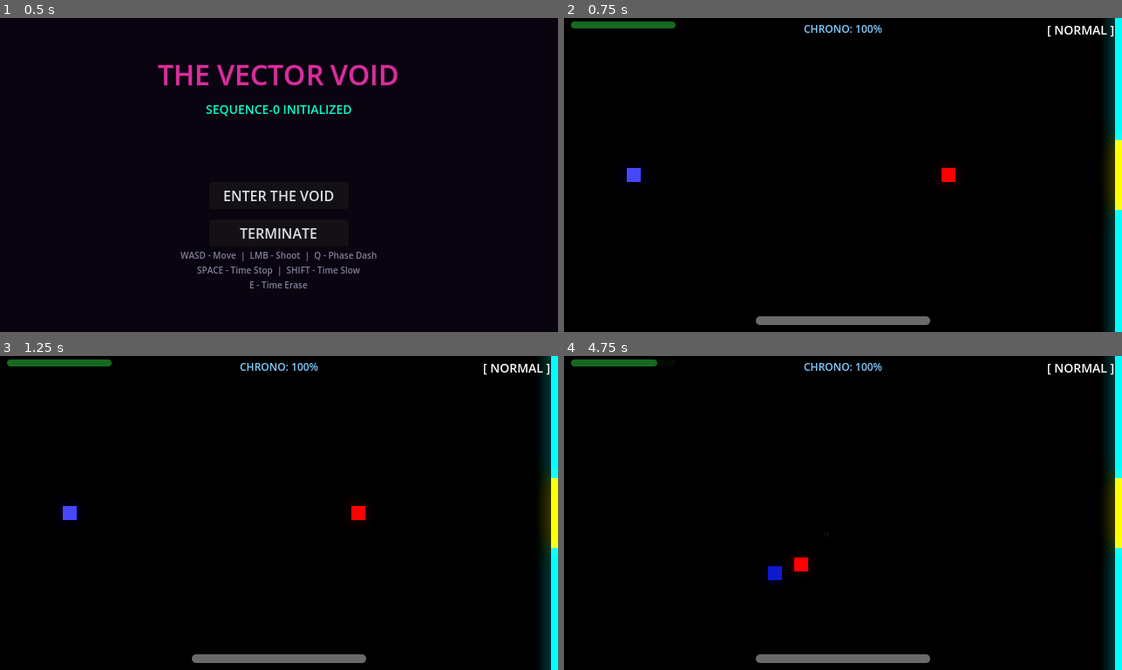
Above: before the commit, frames 1-4 (two rows, left to right).
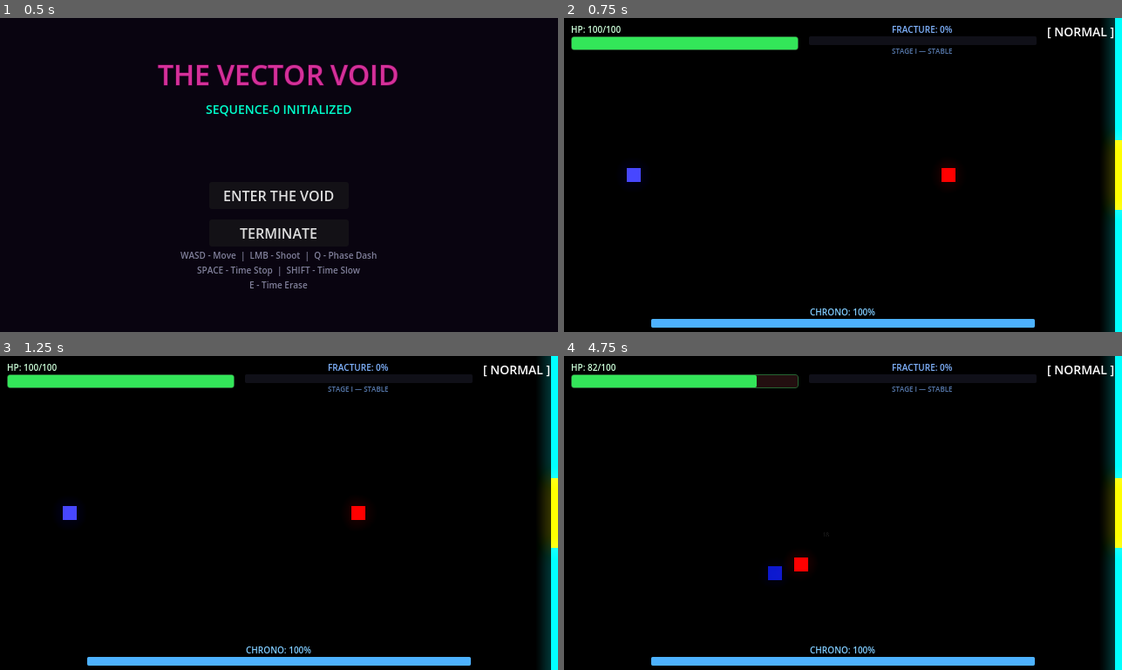
Above: after the commit, the same moments.

Repository: scarf-y/Polychron
Game: Godot game, scene res://scenes/ui/main_menu.tscn
Two runs of this game, one before a commit and one after it. Both use one fixed random seed, a clock stepped at 60 frames per second and the inputs below.
Inputs (mouse positions are in pixels of both pictures, inside the frame that each line leads up to):
- Up to frame 1 (0.5 s): no input
- Up to frame 2 (0.75 s): click "ENTER THE VOID" at 0.5 s
- Up to frame 3 (1.25 s): no input
- Up to frame 4 (4.75 s): move the mouse to (965, 497) at 1.27 s; hold D (move_right) 1.28-2.03 s; tap Q (dash) at 1.35 s; move the mouse to (731, 528) at 2.02 s; hold S (move_down) 2.03-2.78 s; click (731, 528) at 2.1 s; move the mouse to (898, 443) at 2.77 s; hold D (move_right) 2.78-3.53 s; tap E (time_erase) at 2.85 s; move the mouse to (815, 575) at 3.52 s; hold W (move_up) 3.53-4.28 s; tap Shift (time_slow) at 3.6 s; move the mouse to (1010, 560) at 4.27 s; hold A (move_left) from 4.28 s (still down); tap Space (time_stop) at 4.35 s

Frame 1 is identical in both runs. In frame 2, 5.2% of the frame differs, in the area x 1-99%, y 1-99%; in frame 3, 5.2%; in frame 4, 6.3%.

Commit message:
feat: overhaul HUD — visible HP bar with label, fracture meter with stage indicator, lockdown warning, centered death screen with styled buttons

Diff:
--- a/scenes/ui/hud.tscn
+++ b/scenes/ui/hud.tscn
@@ -1,60 +1,7 @@
-[gd_scene load_steps=5 format=3]
+[gd_scene load_steps=2 format=3]
 
 [ext_resource type="Script" path="res://scripts/hud.gd" id="1_script"]
-
-[sub_resource type="LabelSettings" id="LabelSettings_gauge"]
-font_size = 12
-font_color = Color(0.5, 0.8, 1, 1)
-
-[sub_resource type="LabelSettings" id="LabelSettings_state"]
-font_size = 14
-font_color = Color(1, 1, 1, 1)
 
 [node name="HUD" type="CanvasLayer"]
 layer = 90
 script = ExtResource("1_script")
-
-[node name="HUDContainer" type="MarginContainer" parent="."]
-anchors_preset = 15
-anchor_right = 1.0
-anchor_bottom = 1.0
-grow_horizontal = 2
-grow_vertical = 2
-theme_override_constants/margin_left = 8
-theme_override_constants/margin_top = 4
-theme_override_constants/margin_right = 8
-theme_override_constants/margin_bottom = 8
-
-[node name="HPBar" type="ProgressBar" parent="HUDContainer"]
-layout_mode = 2
-size_flags_horizontal = 0
-size_flags_vertical = 0
-custom_minimum_size = Vector2(120, 8)
-max_value = 100.0
-value = 100.0
-show_percentage = false
-modulate = Color(0.2, 1.0, 0.3, 1)
-
-[node name="GaugeLabel" type="Label" parent="HUDContainer"]
-layout_mode = 2
-size_flags_horizontal = 4
-size_flags_vertical = 0
-text = "CHRONO: 100%"
-label_settings = SubResource("LabelSettings_gauge")
-
-[node name="GaugeBar" type="ProgressBar" parent="HUDContainer"]
-layout_mode = 2
-size_flags_horizontal = 4
-size_flags_vertical = 8
-offset_top = -20.0
-custom_minimum_size = Vector2(200, 10)
-max_value = 100.0
-value = 100.0
-show_percentage = false
-
-[node name="StateLabel" type="Label" parent="HUDContainer"]
-layout_mode = 2
-size_flags_horizontal = 8
-size_flags_vertical = 0
-text = "[ NORMAL ]"
-label_settings = SubResource("LabelSettings_state")
--- a/scripts/hud.gd
+++ b/scripts/hud.gd
@@ -1,11 +1,23 @@
 extends CanvasLayer
 
-## HUD — displays continuous HP bar, Time Gauge, and time state.
-
-@onready var gauge_bar: ProgressBar = $HUDContainer/GaugeBar
-@onready var hp_bar: ProgressBar = $HUDContainer/HPBar
-@onready var state_label: Label = $HUDContainer/StateLabel
-@onready var gauge_label: Label = $HUDContainer/GaugeLabel
+## HUD — Displays HP bar, Time Gauge, Fracture Meter, Time State,
+## Fracture Stage indicator, Lockdown warning, and Death Screen.
+## Overhauled for visibility and polish.
+
+# --- Node references (built programmatically) ---
+var hp_bar: ProgressBar = null
+var hp_label: Label = null
+var hp_panel: PanelContainer = null
+var gauge_bar: ProgressBar = null
+var gauge_label: Label = null
+var fracture_bar: ProgressBar = null
+var fracture_label: Label = null
+var fracture_stage_label: Label = null
+var state_label: Label = null
+var lockdown_warning: Label = null
+
+var _lockdown_pulse_tween: Tween = null
+var _player_ref: Node = null
 
 # State display colors
 const STATE_COLORS := {
@@ -14,43 +26,239 @@
 	"SLOWED": Color(1, 0.85, 0.3),
 	"ERASED": Color(0.5, 0.5, 1.0),
 	"NULLIFIED": Color(0.5, 0.0, 0.0),
+	"LOCKDOWN": Color(1.0, 0.15, 0.15),
 }
 
 func _ready() -> void:
 	layer = 90
+	_build_hud()
+
+	# Connect TimeManager signals
 	TimeManager.time_gauge_changed.connect(_on_gauge_changed)
 	TimeManager.time_state_changed.connect(_on_state_changed)
 	TimeManager.null_zone_changed.connect(_on_null_zone_changed)
-
-	# Initialize
+	TimeManager.fracture_changed.connect(_on_fracture_changed)
+	TimeManager.lockdown_changed.connect(_on_lockdown_changed)
+
+	# Initialize values
 	if gauge_bar:
 		gauge_bar.max_value = TimeManager.GAUGE_MAX
 		gauge_bar.value = TimeManager.time_gauge
-	if hp_bar:
-		hp_bar.max_value = 100.0
-		hp_bar.value = 100.0
+	if fracture_bar:
+		fracture_bar.max_value = TimeManager.FRACTURE_MAX
+		fracture_bar.value = TimeManager.fracture_level
 	_update_state_display(TimeManager.current_state)
 
 	# Find player and connect signals
 	await get_tree().process_frame
-	var player: Node = get_tree().get_first_node_in_group("player")
-	if player and player.has_signal("player_damaged"):
-		player.player_damaged.connect(_on_player_damaged)
-		_update_health(player.health)
-	if player and player.has_signal("player_died"):
-		player.player_died.connect(_on_player_died)
-
+	_player_ref = get_tree().get_first_node_in_group("player")
+	if _player_ref and _player_ref.has_signal("player_damaged"):
+		_player_ref.player_damaged.connect(_on_player_damaged)
+		_update_health(_player_ref.health)
+	if _player_ref and _player_ref.has_signal("player_died"):
+		_player_ref.player_died.connect(_on_player_died)
+
+func _build_hud() -> void:
+	# Remove any existing HUDContainer from the .tscn
+	var old_container = get_node_or_null("HUDContainer")
+	if old_container:
+		old_container.queue_free()
+
+	# === TOP BAR (HP + Fracture + State) ===
+	var top_bar := HBoxContainer.new()
+	top_bar.name = "TopBar"
+	top_bar.set_anchors_preset(Control.PRESET_TOP_WIDE)
+	top_bar.offset_left = 8.0
+	top_bar.offset_right = -8.0
+	top_bar.offset_top = 6.0
+	top_bar.offset_bottom = 50.0
+	top_bar.add_theme_constant_override("separation", 12)
+	add_child(top_bar)
+
+	# --- HP Section ---
+	var hp_vbox := VBoxContainer.new()
+	hp_vbox.add_theme_constant_override("separation", 1)
+	hp_vbox.size_flags_horizontal = Control.SIZE_EXPAND_FILL
+	top_bar.add_child(hp_vbox)
+
+	# HP Header
+	hp_label = Label.new()
+	hp_label.text = "HP: 100/100"
+	hp_label.add_theme_font_size_override("font_size", 10)
+	hp_label.add_theme_color_override("font_color", Color(0.8, 1.0, 0.85))
+	hp_vbox.add_child(hp_label)
+
+	# HP Bar with background
+	hp_panel = PanelContainer.new()
+	hp_panel.custom_minimum_size = Vector2(160, 14)
+	var hp_style := StyleBoxFlat.new()
+	hp_style.bg_color = Color(0.1, 0.1, 0.12, 0.9)
+	hp_style.corner_radius_top_left = 3
+	hp_style.corner_radius_top_right = 3
+	hp_style.corner_radius_bottom_left = 3
+	hp_style.corner_radius_bottom_right = 3
+	hp_style.border_color = Color(0.3, 0.8, 0.4, 0.5)
+	hp_style.border_width_left = 1
+	hp_style.border_width_right = 1
+	hp_style.border_width_top = 1
+	hp_style.border_width_bottom = 1
+	hp_panel.add_theme_stylebox_override("panel", hp_style)
+	hp_vbox.add_child(hp_panel)
+
+	hp_bar = ProgressBar.new()
+	hp_bar.max_value = 100.0
+	hp_bar.value = 100.0
+	hp_bar.show_percentage = false
+	hp_bar.custom_minimum_size = Vector2(160, 14)
+	hp_bar.size_flags_horizontal = Control.SIZE_EXPAND_FILL
+	# Style the fill
+	var hp_fill := StyleBoxFlat.new()
+	hp_fill.bg_color = Color(0.2, 0.9, 0.35)
+	hp_fill.corner_radius_top_left = 2
+	hp_fill.corner_radius_top_right = 2
+	hp_fill.corner_radius_bottom_left = 2
+	hp_fill.corner_radius_bottom_right = 2
+	hp_bar.add_theme_stylebox_override("fill", hp_fill)
+	var hp_bg := StyleBoxFlat.new()
+	hp_bg.bg_color = Color(0.15, 0.05, 0.05, 0.8)
+	hp_bg.corner_radius_top_left = 2
+	hp_bg.corner_radius_top_right = 2
+	hp_bg.corner_radius_bottom_left = 2
+	hp_bg.corner_radius_bottom_right = 2
+	hp_bar.add_theme_stylebox_override("background", hp_bg)
+	hp_panel.add_child(hp_bar)
+
+	# --- Fracture Section (Center) ---
+	var fracture_vbox := VBoxContainer.new()
+	fracture_vbox.add_theme_constant_override("separation", 1)
+	fracture_vbox.size_flags_horizontal = Control.SIZE_EXPAND_FILL
+	top_bar.add_child(fracture_vbox)
+
+	fracture_label = Label.new()
+	fracture_label.text = "FRACTURE: 0%"
+	fracture_label.add_theme_font_size_override("font_size", 10)
+	fracture_label.add_theme_color_override("font_color", Color(0.5, 0.7, 1.0))
+	fracture_label.horizontal_alignment = HORIZONTAL_ALIGNMENT_CENTER
+	fracture_vbox.add_child(fracture_label)
+
+	fracture_bar = ProgressBar.new()
+	fracture_bar.max_value = 100.0
+	fracture_bar.value = 0.0
+	fracture_bar.show_percentage = false
+	fracture_bar.custom_minimum_size = Vector2(140, 10)
+	var frac_fill := StyleBoxFlat.new()
+	frac_fill.bg_color = Color(0.3, 0.5, 1.0)
+	frac_fill.corner_radius_top_left = 2
+	frac_fill.corner_radius_top_right = 2
+	frac_fill.corner_radius_bottom_left = 2
+	frac_fill.corner_radius_bottom_right = 2
+	fracture_bar.add_theme_stylebox_override("fill", frac_fill)
+	var frac_bg := StyleBoxFlat.new()
+	frac_bg.bg_color = Color(0.08, 0.08, 0.12, 0.8)
+	frac_bg.corner_radius_top_left = 2
+	frac_bg.corner_radius_top_right = 2
+	frac_bg.corner_radius_bottom_left = 2
+	frac_bg.corner_radius_bottom_right = 2
+	fracture_bar.add_theme_stylebox_override("background", frac_bg)
+	fracture_vbox.add_child(fracture_bar)
+
+	fracture_stage_label = Label.new()
+	fracture_stage_label.text = "STAGE I — STABLE"
+	fracture_stage_label.add_theme_font_size_override("font_size", 8)
+	fracture_stage_label.add_theme_color_override("font_color", Color(0.5, 0.7, 1.0, 0.7))
+	fracture_stage_label.horizontal_alignment = HORIZONTAL_ALIGNMENT_CENTER
+	fracture_vbox.add_child(fracture_stage_label)
+
+	# --- State Label (Right) ---
+	var state_vbox := VBoxContainer.new()
+	state_vbox.add_theme_constant_override("separation", 2)
+	state_vbox.size_flags_horizontal = Control.SIZE_SHRINK_END
+	top_bar.add_child(state_vbox)
+
+	state_label = Label.new()
+	state_label.text = "[ NORMAL ]"
+	state_label.add_theme_font_size_override("font_size", 14)
+	state_label.add_theme_color_override("font_color", Color.WHITE)
+	state_label.horizontal_alignment = HORIZONTAL_ALIGNMENT_RIGHT
+	state_vbox.add_child(state_label)
+
+	# === BOTTOM BAR (Gauge) ===
+	var bottom_bar := VBoxContainer.new()
+	bottom_bar.name = "BottomBar"
+	bottom_bar.set_anchors_preset(Control.PRESET_BOTTOM_WIDE)
+	bottom_bar.offset_left = 100.0
+	bottom_bar.offset_right = -100.0
+	bottom_bar.offset_top = -30.0
+	bottom_bar.offset_bottom = -6.0
+	bottom_bar.add_theme_constant_override("separation", 1)
+	add_child(bottom_bar)
+
+	gauge_label = Label.new()
+	gauge_label.text = "CHRONO: 100%"
+	gauge_label.add_theme_font_size_override("font_size", 10)
+	gauge_label.add_theme_color_override("font_color", Color(0.5, 0.8, 1.0))
+	gauge_label.horizontal_alignment = HORIZONTAL_ALIGNMENT_CENTER
+	bottom_bar.add_child(gauge_label)
+
+	gauge_bar = ProgressBar.new()
+	gauge_bar.max_value = 100.0
+	gauge_bar.value = 100.0
+	gauge_bar.show_percentage = false
+	gauge_bar.custom_minimum_size = Vector2(200, 10)
+	var gauge_fill := StyleBoxFlat.new()
+	gauge_fill.bg_color = Color(0.3, 0.7, 1.0)
+	gauge_fill.corner_radius_top_left = 2
+	gauge_fill.corner_radius_top_right = 2
+	gauge_fill.corner_radius_bottom_left = 2
+	gauge_fill.corner_radius_bottom_right = 2
+	gauge_bar.add_theme_stylebox_override("fill", gauge_fill)
+	var gauge_bg := StyleBoxFlat.new()
+	gauge_bg.bg_color = Color(0.08, 0.08, 0.15, 0.8)
+	gauge_bg.corner_radius_top_left = 2
+	gauge_bg.corner_radius_top_right = 2
+	gauge_bg.corner_radius_bottom_left = 2
+	gauge_bg.corner_radius_bottom_right = 2
+	gauge_bar.add_theme_stylebox_override("background", gauge_bg)
+	bottom_bar.add_child(gauge_bar)
+
+	# === LOCKDOWN WARNING (Center of screen, hidden by default) ===
+	lockdown_warning = Label.new()
+	lockdown_warning.name = "LockdownWarning"
+	lockdown_warning.text = "⚠ LOCKDOWN — KILL TO RE-SYNC ⚠"
+	lockdown_warning.set_anchors_preset(Control.PRESET_CENTER)
+	lockdown_warning.grow_horizontal = Control.GROW_DIRECTION_BOTH
+	lockdown_warning.grow_vertical = Control.GROW_DIRECTION_BOTH
+	lockdown_warning.add_theme_font_size_override("font_size", 16)
+	lockdown_warning.add_theme_color_override("font_color", Color(1.0, 0.15, 0.15))
+	lockdown_warning.horizontal_alignment = HORIZONTAL_ALIGNMENT_CENTER
+	lockdown_warning.vertical_alignment = VERTICAL_ALIGNMENT_CENTER
+	lockdown_warning.visible = false
+	add_child(lockdown_warning)
+
+# =========================
+# SIGNAL HANDLERS
+# =========================
 func _on_null_zone_changed(is_active: bool) -> void:
 	if is_active:
 		if state_label:
 			state_label.text = "[ NULLIFIED ]"
-			state_label.modulate = STATE_COLORS["NULLIFIED"]
+			state_label.add_theme_color_override("font_color", STATE_COLORS["NULLIFIED"])
 	else:
 		_update_state_display(TimeManager.current_state)
 
 func _on_gauge_changed(new_value: float) -> void:
 	if gauge_bar:
 		gauge_bar.value = new_value
+		# Color shift based on gauge level
+		var ratio: float = new_value / TimeManager.GAUGE_MAX
+		var fill_style: StyleBoxFlat = gauge_bar.get_theme_stylebox("fill") as StyleBoxFlat
+		if fill_style:
+			if ratio > 0.5:
+				fill_style.bg_color = Color(0.3, 0.7, 1.0)
+			elif ratio > 0.2:
+				fill_style.bg_color = Color(1.0, 0.7, 0.2)
+			else:
+				fill_style.bg_color = Color(1.0, 0.2, 0.2)
 	if gauge_label:
 		gauge_label.text = "CHRONO: %d%%" % int(new_value)
 
@@ -61,20 +269,101 @@
 	if not state_label:
 		return
 
+	if TimeManager.is_lockdown:
+		state_label.text = "[ LOCKDOWN ]"
+		state_label.add_theme_color_override("font_color", STATE_COLORS["LOCKDOWN"])
+		return
+
 	match state:
 		TimeManager.TimeState.NORMAL:
 			state_label.text = "[ NORMAL ]"
-			state_label.modulate = STATE_COLORS["NORMAL"]
+			state_label.add_theme_color_override("font_color", STATE_COLORS["NORMAL"])
 		TimeManager.TimeState.STOPPED:
 			state_label.text = "[ TIME STOP ]"
-			state_label.modulate = STATE_COLORS["STOPPED"]
+			state_label.add_theme_color_override("font_color", STATE_COLORS["STOPPED"])
 		TimeManager.TimeState.SLOWED:
 			state_label.text = "[ TIME SLOW ]"
-			state_label.modulate = STATE_COLORS["SLOWED"]
+			state_label.add_theme_color_override("font_color", STATE_COLORS["SLOWED"])
 		TimeManager.TimeState.ERASED:
 			state_label.text = "[ TIME ERASE ]"
-			state_label.modulate = STATE_COLORS["ERASED"]
-
+			state_label.add_theme_color_override("font_color", STATE_COLORS["ERASED"])
+
+func _on_fracture_changed(new_value: float) -> void:
+	if fracture_bar:
+		fracture_bar.value = new_value
+
+		# Color shift: blue → orange → red
+		var fill_style: StyleBoxFlat = fracture_bar.get_theme_stylebox("fill") as StyleBoxFlat
+		if fill_style:
+			if new_value <= 25.0:
+				fill_style.bg_color = Color(0.3, 0.5, 1.0)
+			elif new_value <= 50.0:
+				fill_style.bg_color = Color(0.8, 0.6, 0.2)
+			elif new_value <= 75.0:
+				fill_style.bg_color = Color(1.0, 0.4, 0.1)
+			else:
+				fill_style.bg_color = Color(1.0, 0.15, 0.15)
+
+	if fracture_label:
+		fracture_label.text = "FRACTURE: %d%%" % int(new_value)
+		# Tint label color to match severity
+		if new_value <= 25.0:
+			fracture_label.add_theme_color_override("font_color", Color(0.5, 0.7, 1.0))
+		elif new_value <= 50.0:
+			fracture_label.add_theme_color_override("font_color", Color(0.9, 0.7, 0.3))
+		elif new_value <= 75.0:
+			fracture_label.add_theme_color_override("font_color", Color(1.0, 0.5, 0.2))
+		else:
+			fracture_label.add_theme_color_override("font_color", Color(1.0, 0.2, 0.2))
+
+	# Update stage indicator
+	_update_fracture_stage(new_value)
+
+func _update_fracture_stage(value: float) -> void:
+	if not fracture_stage_label:
+		return
+
+	if value >= 100.0:
+		fracture_stage_label.text = "STAGE V — LOCKDOWN"
+		fracture_stage_label.add_theme_color_override("font_color", Color(1.0, 0.1, 0.1, 1.0))
+	elif value > 75.0:
+		fracture_stage_label.text = "STAGE IV — CRITICAL"
+		fracture_stage_label.add_theme_color_override("font_color", Color(1.0, 0.3, 0.2, 0.9))
+	elif value > 50.0:
+		fracture_stage_label.text = "STAGE III — TEMPORAL DECAY"
+		fracture_stage_label.add_theme_color_override("font_color", Color(1.0, 0.5, 0.2, 0.8))
+	elif value > 25.0:
+		fracture_stage_label.text = "STAGE II — INSTABILITY"
+		fracture_stage_label.add_theme_color_override("font_color", Color(0.9, 0.7, 0.3, 0.7))
+	else:
+		fracture_stage_label.text = "STAGE I — STABLE"
+		fracture_stage_label.add_theme_color_override("font_color", Color(0.5, 0.7, 1.0, 0.7))
+
+func _on_lockdown_changed(is_lockdown: bool) -> void:
+	if lockdown_warning:
+		lockdown_warning.visible = is_lockdown
+
+	if is_lockdown:
+		# Pulse the lockdown warning
+		if _lockdown_pulse_tween and _lockdown_pulse_tween.is_valid():
+			_lockdown_pulse_tween.kill()
+		_lockdown_pulse_tween = create_tween().set_loops()
+		_lockdown_pulse_tween.tween_property(lockdown_warning, "modulate:a", 0.3, 0.3)
+		_lockdown_pulse_tween.tween_property(lockdown_warning, "modulate:a", 1.0, 0.3)
+
+		# Update state display
+		if state_label:
+			state_label.text = "[ LOCKDOWN ]"
+			state_label.add_theme_color_override("font_color", STATE_COLORS["LOCKDOWN"])
+	else:
+		if _lockdown_pulse_tween and _lockdown_pulse_tween.is_valid():
+			_lockdown_pulse_tween.kill()
+			_lockdown_pulse_tween = null
+		_update_state_display(TimeManager.current_state)
+
+# =========================
+# HEALTH
+# =========================
 func _on_player_damaged(new_health: float) -> void:
 	_update_health(new_health)
 
@@ -82,53 +371,154 @@
 	if hp_bar:
 		hp_bar.value = hp
 
-		# Color shift: green → yellow → red
+		# Color shift fill style: green → yellow → red
+		var fill_style: StyleBoxFlat = hp_bar.get_theme_stylebox("fill") as StyleBoxFlat
 		var ratio: float = hp / 100.0
-		if ratio > 0.5:
-			hp_bar.modulate = Color(0.2, 1.0, 0.3)  # Green
-		elif ratio > 0.25:
-			hp_bar.modulate = Color(1.0, 0.85, 0.2)  # Yellow
-		else:
-			hp_bar.modulate = Color(1.0, 0.2, 0.2)  # Red — DANGER
+		if fill_style:
+			if ratio > 0.5:
+				fill_style.bg_color = Color(0.2, 0.9, 0.35)
+			elif ratio > 0.25:
+				fill_style.bg_color = Color(1.0, 0.85, 0.2)
+			else:
+				fill_style.bg_color = Color(1.0, 0.2, 0.2)
+
+		# Border glow on HP panel
+		if hp_panel:
+			var panel_style: StyleBoxFlat = hp_panel.get_theme_stylebox("panel") as StyleBoxFlat
+			if panel_style:
+				if ratio > 0.5:
+					panel_style.border_color = Color(0.3, 0.8, 0.4, 0.5)
+				elif ratio > 0.25:
+					panel_style.border_color = Color(1.0, 0.85, 0.2, 0.6)
+				else:
+					panel_style.border_color = Color(1.0, 0.2, 0.2, 0.8)
 
 		# Flash on damage
 		var tween := create_tween()
 		tween.tween_property(hp_bar, "modulate:a", 0.5, 0.05)
 		tween.tween_property(hp_bar, "modulate:a", 1.0, 0.1)
 
+	if hp_label:
+		hp_label.text = "HP: %d/100" % int(hp)
+		# Color the label too
+		var ratio: float = hp / 100.0
+		if ratio > 0.5:
+			hp_label.add_theme_color_override("font_color", Color(0.8, 1.0, 0.85))
+		elif ratio > 0.25:
+			hp_label.add_theme_color_override("font_color", Color(1.0, 0.9, 0.5))
+		else:
+			hp_label.add_theme_color_override("font_color", Color(1.0, 0.4, 0.4))
+
+# =========================
+# DEATH SCREEN
+# =========================
 func _on_player_died() -> void:
 	if state_label:
 		state_label.text = "[ SEQUENCE TERMINATED ]"
-		state_label.modulate = Color.RED
+		state_label.add_theme_color_override("font_color", Color.RED)
+
+	# Hide lockdown warning if active
+	if lockdown_warning:
+		lockdown_warning.visible = false
 
 	await get_tree().create_timer(1.5).timeout
 	_show_death_screen()
 
 func _show_death_screen() -> void:
+	# Full-screen dark overlay
 	var overlay := ColorRect.new()
-	overlay.color = Color(0.05, 0, 0.05, 0.85)
+	overlay.color = Color(0.03, 0.0, 0.05, 0.9)
 	overlay.set_anchors_preset(Control.PRESET_FULL_RECT)
 	overlay.mouse_filter = Control.MOUSE_FILTER_STOP
 	add_child(overlay)
 
+	# Centered container using FULL_RECT + centered VBox
+	var center_container := CenterContainer.new()
+	center_container.set_anchors_preset(Control.PRESET_FULL_RECT)
+	overlay.add_child(center_container)
+
 	var vbox := VBoxContainer.new()
-	vbox.set_anchors_preset(Control.PRESET_CENTER)
 	vbox.alignment = BoxContainer.ALIGNMENT_CENTER
-	overlay.add_child(vbox)
-
+	vbox.add_theme_constant_override("separation", 12)
+	center_container.add_child(vbox)
+
+	# Death title
 	var death_text := Label.new()
 	death_text.text = "SEQUENCE TERMINATED"
 	death_text.horizontal_alignment = HORIZONTAL_ALIGNMENT_CENTER
-	death_text.add_theme_font_size_override("font_size", 24)
-	death_text.add_theme_color_override("font_color", Color(1, 0, 0.3))
+	death_text.add_theme_font_size_override("font_size", 28)
+	death_text.add_theme_color_override("font_color", Color(1.0, 0.05, 0.2))
 	vbox.add_child(death_text)
 
+	# Subtitle
+	var subtitle := Label.new()
+	subtitle.text = "Temporal link severed."
+	subtitle.horizontal_alignment = HORIZONTAL_ALIGNMENT_CENTER
+	subtitle.add_theme_font_size_override("font_size", 11)
+	subtitle.add_theme_color_override("font_color", Color(0.6, 0.3, 0.4))
+	vbox.add_child(subtitle)
+
+	# Spacer
+	var spacer := Control.new()
+	spacer.custom_minimum_size = Vector2(0, 8)
+	vbox.add_child(spacer)
+
+	# Retry button
 	var retry_btn := Button.new()
-	retry_btn.text = "REBOOT SEQUENCE"
+	retry_btn.text = "  REBOOT SEQUENCE  "
+	retry_btn.custom_minimum_size = Vector2(200, 36)
+	_style_death_button(retry_btn, Color(0.15, 0.4, 0.8))
 	retry_btn.pressed.connect(func(): get_tree().reload_current_scene())
 	vbox.add_child(retry_btn)
 
+	# Menu button
 	var menu_btn := Button.new()
-	menu_btn.text = "EXIT TO VOID"
+	menu_btn.text = "  EXIT TO VOID  "
+	menu_btn.custom_minimum_size = Vector2(200, 36)
+	_style_death_button(menu_btn, Color(0.4, 0.1, 0.15))
 	menu_btn.pressed.connect(func(): get_tree().change_scene_to_file("res://scenes/ui/main_menu.tscn"))
 	vbox.add_child(menu_btn)
+
+	# Fade in the overlay
+	overlay.modulate.a = 0.0
+	var tween := overlay.create_tween()
+	tween.tween_property(overlay, "modulate:a", 1.0, 0.5).set_ease(Tween.EASE_OUT)
+
+	# Pulse the death title
+	var title_tween := create_tween().set_loops()
+	title_tween.tween_property(death_text, "modulate", Color(1.0, 0.3, 0.4), 1.0)
+	title_tween.tween_property(death_text, "modulate", Color(1.0, 0.05, 0.2), 1.0)
+
+func _style_death_button(btn: Button, base_color: Color) -> void:
+	# Normal state
+	var normal := StyleBoxFlat.new()
+	normal.bg_color = base_color
+	normal.corner_radius_top_left = 4
+	normal.corner_radius_top_right = 4
+	normal.corner_radius_bottom_left = 4
+	normal.corner_radius_bottom_right = 4
+	normal.border_color = base_color.lightened(0.3)
+	normal.border_width_left = 1
+	normal.border_width_right = 1
+	normal.border_width_top = 1
+	normal.border_width_bottom = 1
+	normal.content_margin_left = 12
+	normal.content_margin_right = 12
+	normal.content_margin_top = 6
+	normal.content_margin_bottom = 6
+	btn.add_theme_stylebox_override("normal", normal)
+
+	# Hover state
+	var hover := normal.duplicate() as StyleBoxFlat
+	hover.bg_color = base_color.lightened(0.2)
+	hover.border_color = base_color.lightened(0.5)
+	btn.add_theme_stylebox_override("hover", hover)
+
+	# Pressed state
+	var pressed := normal.duplicate() as StyleBoxFlat
+	pressed.bg_color = base_color.darkened(0.2)
+	btn.add_theme_stylebox_override("pressed", pressed)
+
+	btn.add_theme_font_size_override("font_size", 13)
+	btn.add_theme_color_override("font_color", Color.WHITE)
+	btn.add_theme_color_override("font_hover_color", Color(1.0, 1.0, 1.0))
